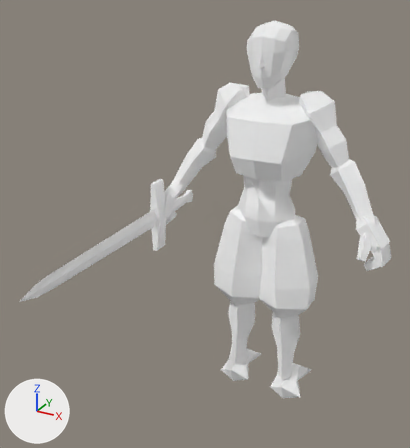
One commit to the glTF model entities/sword_figher/model/sword_fighter.glb: the scene before it, then after it.
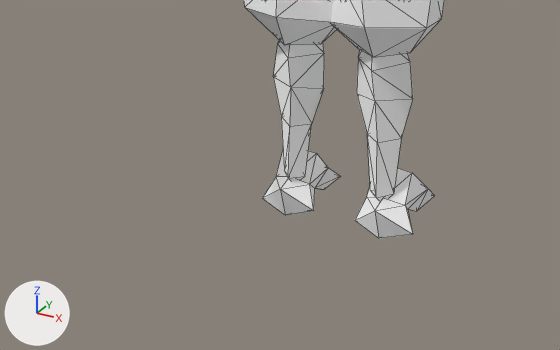
Each version is shown whole from a camera (50 mm lens) standing at (1.53, -3.71, 3.58) and looking at (-0.2, -0.56, 2.01), then close up from a camera (50 mm lens) standing at (1.33, -2.87, 1.89) and looking at (-0.26, 0.02, 0.44). Arrows for +X, +Y and +Z are at lower left; the lights stay in place. The close-ups show mesh edges as thin lines. Vertices at the same position are counted once.
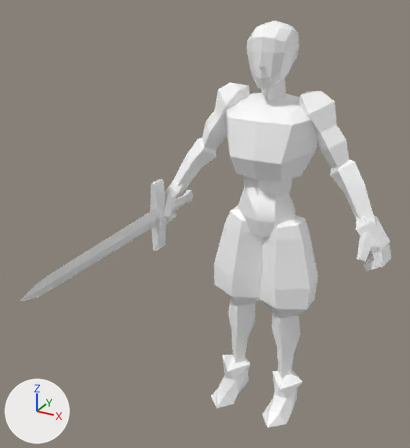
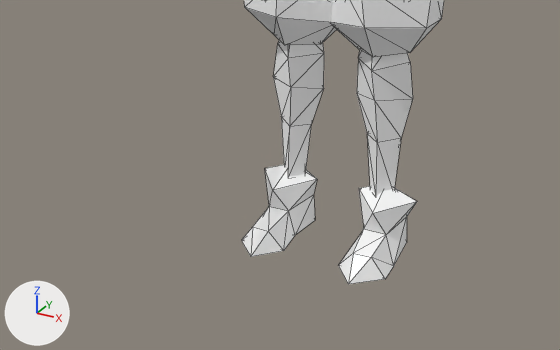
Pixel boxes (x1, y1, x2, y2) of what changed, in the close-ups (560 x 350 px):
'Cube', reshaped: before (244, 0, 444, 238); after (241, 0, 444, 284)
part 1 of me_cube, added: after (338, 186, 417, 284)
part 2 of me_cube, added: after (241, 165, 317, 257)
part 3 of me_cube, deleted: before (263, 151, 434, 238)
part 4 of me_cube, recoloured: (244, 0, 427, 196) in both

The change, as a list of edits to the scene's bpy script:
```text
Add mat_defaultmaterial:
    mat_defaultmaterial = bpy.data.materials.new('DefaultMaterial')
    mat_defaultmaterial.use_nodes = True; mat_defaultmaterial.node_tree.nodes.clear()
    _N = mat_defaultmaterial.node_tree.nodes; _L = mat_defaultmaterial.node_tree.links
    n0 = _N.new('ShaderNodeOutputMaterial'); n0.name = 'Material Output'
    n1 = _N.new('ShaderNodeBsdfPrincipled'); n1.name = 'Principled BSDF'
    n2 = _N.new('ShaderNodeVertexColor'); n2.name = 'Color Attribute'
    _L.new(n1.outputs[0], n0.inputs[0])  # 'BSDF' to 'Surface'
    _L.new(n2.outputs[0], n1.inputs[0])  # 'Color' to 'Base Color'
Change me_cube:
    used by ob_cube; location = (0.0, 0.0, 0.0)
    remove me_cube.from_pydata(...)  # 465 vertices, 854 faces; spans x -0.96..0.96, y -0.23..0.53, z 0.18..3.3
    add me_cube.from_pydata(...)  # 465 vertices, 855 faces; spans x -0.96..0.96, y -0.29..0.3, z 0.16..3.3
    me_cube part 1: a new loose piece of 20 vertices spanning x 0.1..0.38, y -0.29..0.24, z 0.16..0.48, in mat_defaultmaterial
    me_cube part 2: a new loose piece of 20 vertices spanning x -0.38..-0.1, y -0.29..0.24, z 0.16..0.48, in mat_defaultmaterial
    me_cube part 3: 40 vertices removed from x -0.38..0.38, y -0.02..0.53, z 0.18..0.54
    me_cube part 4: 441 faces spanning x -0.96..0.96, y -0.23..0.3, z 0.37..3.3 switch from mat_test_player_material to mat_defaultmaterial
```
